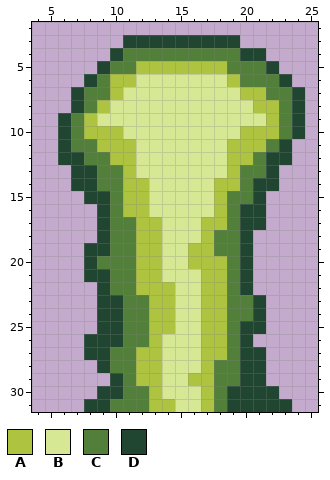
Two states of a pixel-art sprite, res/img/explosion/end_up.png. This is how it looked before the edit.
The file is 32x32 pixels. Shown: x 4..25, y 2..31.
Palette (. is transparent): A #aec440  B #d7e894  C #527f39  D #204631
Pixels before, first column x 6:
 3 .....DDDDDDDDD.....
 4 ....DCCCCCCCCCDD...
 5 ...DCCAAAAAAACCCD..
 6 ..DCAABBBBBBBACCCD.
 7 .DCCABBBBBBBBBAACCD
 8 .DCABBBBBBBBBBBAACD
 9 DCABBBBBBBBBBBBBACD
10 DCAAABBBBBBBBBAAACD
11 DCCAAABBBBBBBAAACD.
12 DDCCAABBBBBBBAACDD.
13 .DDCCABBBBBBBACCD..
14 .DDCCAABBBBBAACDD..
15 ..DDCAABBBBBACCD...
16 ...DCAABBBBBACDD...
17 ...DCCAABBBAACDD...
18 ...DCCAABBBACCD....
19 ..DDCCAABBAACCD....
20 ..DCCCAABBAAACD....
21 ..DDCCAABBBAACD....
22 ...DCCAAABBAACD....
23 ...DDCCAABBAACCD...
24 ...DDCCAABBAACCD...
25 ...DDCCAABBAACDD...
26 ..DDDCCABBBAACD....
27 ..DDCCAABBBAACDD...
28 ...DCCAABBBACCDD...
29 ....DCAABBAACCDD...
30 ...DDCCABBBACDDDD..
31 ..DDCCCAABBACDDDDD.
The same view after the edit:
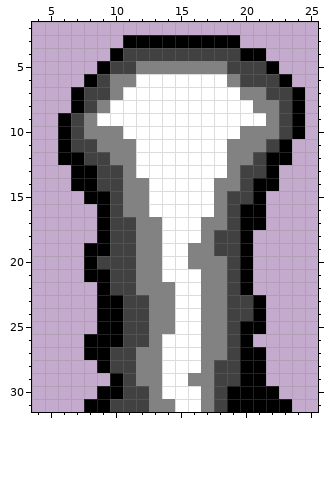
Difference:
Colour A changes from #aec440 to #828282.
Colour B changes from #d7e894 to #ffffff.
Colour C changes from #527f39 to #414141.
Colour D changes from #204631 to #000000.
